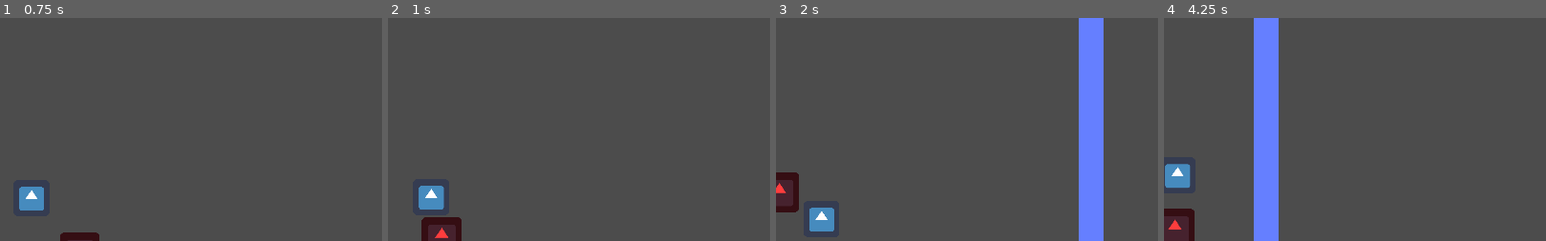
Above: before the commit, frames 1-4 (left to right).
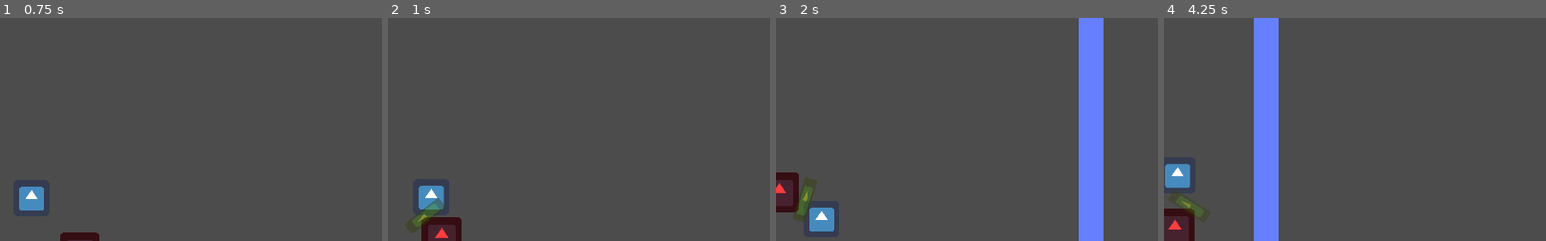
Above: after the commit, the same moments.

Repository: ectucker1/ksufalljam2020
Game: Godot game, scene res://Arena/Arena.tscn
The game is run twice, just before and just after one commit, with the same random seed, the same clock (stepped at 60 frames per second) and the same inputs. This scene is started directly instead of the project's main scene. The engine's default icon, where the game draws it, is replaced by a stand-in: a white triangle on a blue panel in a dark square.
Inputs:
- Up to frame 1 (0.75 s): hold D (move_right) from 0.53 s (still down)
- Up to frame 2 (1 s): keep holding D (move_right)
- Up to frame 3 (2 s): release D (move_right) at 1.28 s; hold S (move_down) from 1.28 s (still down)
- Up to frame 4 (4.25 s): release S (move_down) at 2.03 s; hold D (move_right) 2.03-2.78 s; hold W (move_up) 2.78-3.53 s; hold A (move_left) from 3.53 s (still down)
The pictures show only the part of the screen within x 46-96%, y 10-60%; the shares and areas given below are measured in that part.

Frame 1 is identical in both runs. In frame 2, 0.6% of the frame differs, in the area x 4-15%, y 80-97%; in frame 3, 0.6%, in the area x 4-11%, y 71-92%; in frame 4, less than 0.1%.

Commit message:
Add basic enemy melee attack

Diff:
--- a/Enemy/Enemy.gd
+++ b/Enemy/Enemy.gd
@@ -4,45 +4,68 @@
 	NONE, ZOMBIE, DOG, BIRD
 }
 
-export(Type) var type = Type.NONE
+var type = Type.NONE
 var speed := 50
+var melee_distance := 25
 
 var arena : Node2D
 var nav : Navigation2D
+var player : KinematicBody2D
 
 
 func _ready():
+	add_to_group("enemies")
 	arena = get_node("../../Arena")
 	if arena:
 		nav = arena.get_node("Nav")
 
 
 func _physics_process(delta):
+	player = get_tree().get_nodes_in_group("players")[0]
 	follow_player(delta)
 
 
 func follow_player(delta):
-	if !nav: return
+	# Skip if the level's navigation node doesn't exist
+	if !nav:
+		return
 
-	var player = get_tree().get_nodes_in_group("players")[0]
-
+	# Find a path to the player
 	var path = nav.get_simple_path(position, player.position)
 
-	var collision : KinematicCollision2D
+	# Calculate this frame's walking distance
 	var distance_walk = speed * delta
 
+	# Move until there's no more distance to walk
 	while distance_walk > 0 and path.size() > 0:
-		# determine distance to next point
+		# Determine distance to next point
 		var distance_point = position.distance_to(path[0])
 
 		if distance_walk < distance_point:
-			collision = move_and_collide(position.direction_to(path[0]) * distance_walk)
+			move_and_collide(position.direction_to(path[0]) * distance_walk)
 
 		else:
-			collision = move_and_collide(path[0] - position)
+			move_and_collide(path[0] - position)
 			path.remove(0)
 
 		distance_walk -= distance_point
 
-	if collision:
-		print(collision)
+	# Attack if close enough
+	if position.distance_to(player.position) < melee_distance:
+		melee_attack()
+
+
+func melee_attack():
+	# Don't attack if an animation is still playing (this serves as a cooldown)
+	if $MeleeArea/Anim.is_playing():
+		return
+
+	# The attack animation enables the area's collision
+	$MeleeArea.look_at(player.position)
+	$MeleeArea/Anim.play("attack")
+
+
+func _on_MeleeArea_body_entered(body):
+	if body == player:
+		# TODO: deal damage
+		pass
--- a/Enemy/Enemy.tscn
+++ b/Enemy/Enemy.tscn
@@ -1,10 +1,41 @@
-[gd_scene load_steps=4 format=2]
+[gd_scene load_steps=6 format=2]
 
 [ext_resource path="res://icon.png" type="Texture" id=1]
 [ext_resource path="res://Enemy/Enemy.gd" type="Script" id=2]
 
 [sub_resource type="RectangleShape2D" id=1]
 extents = Vector2( 8, 8 )
+
+[sub_resource type="CapsuleShape2D" id=2]
+radius = 2.46606
+height = 11.9266
+
+[sub_resource type="Animation" id=3]
+resource_name = "attack"
+tracks/0/type = "value"
+tracks/0/path = NodePath("CollisionShape2D:disabled")
+tracks/0/interp = 1
+tracks/0/loop_wrap = true
+tracks/0/imported = false
+tracks/0/enabled = true
+tracks/0/keys = {
+"times": PoolRealArray( 0, 0.2 ),
+"transitions": PoolRealArray( 1, 1 ),
+"update": 1,
+"values": [ false, true ]
+}
+tracks/1/type = "value"
+tracks/1/path = NodePath("Sprite:self_modulate")
+tracks/1/interp = 1
+tracks/1/loop_wrap = true
+tracks/1/imported = false
+tracks/1/enabled = true
+tracks/1/keys = {
+"times": PoolRealArray( 0, 0.5 ),
+"transitions": PoolRealArray( 1, 1 ),
+"update": 0,
+"values": [ Color( 0.921569, 1, 0, 0.615686 ), Color( 0.921569, 1, 0, 0 ) ]
+}
 
 [node name="Enemy" type="KinematicBody2D"]
 script = ExtResource( 2 )
@@ -16,3 +47,20 @@
 
 [node name="CollisionShape2D" type="CollisionShape2D" parent="."]
 shape = SubResource( 1 )
+
+[node name="MeleeArea" type="Area2D" parent="."]
+
+[node name="Sprite" type="Sprite" parent="MeleeArea"]
+self_modulate = Color( 0.921569, 1, 0, 0 )
+position = Vector2( 10.7852, -0.00103092 )
+scale = Vector2( 0.0544043, 0.183982 )
+texture = ExtResource( 1 )
+
+[node name="CollisionShape2D" type="CollisionShape2D" parent="MeleeArea"]
+position = Vector2( 10.7772, 0 )
+shape = SubResource( 2 )
+disabled = true
+
+[node name="Anim" type="AnimationPlayer" parent="MeleeArea"]
+anims/attack = SubResource( 3 )
+[connection signal="body_entered" from="MeleeArea" to="." method="_on_MeleeArea_body_entered"]
